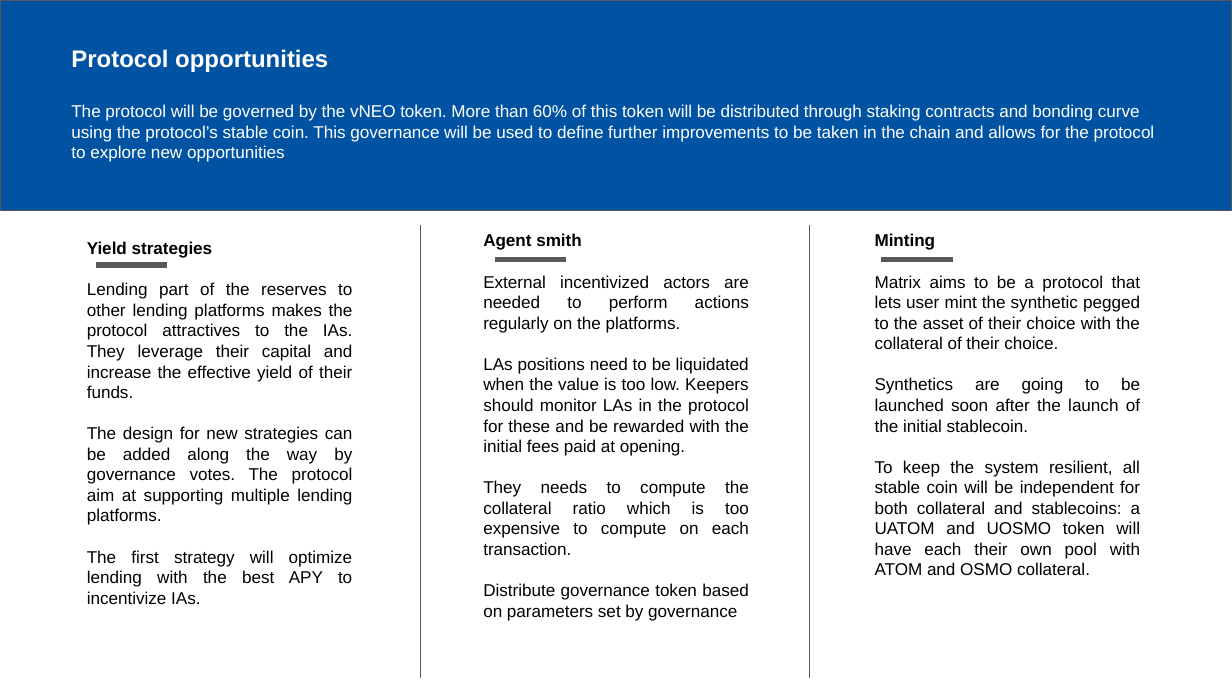
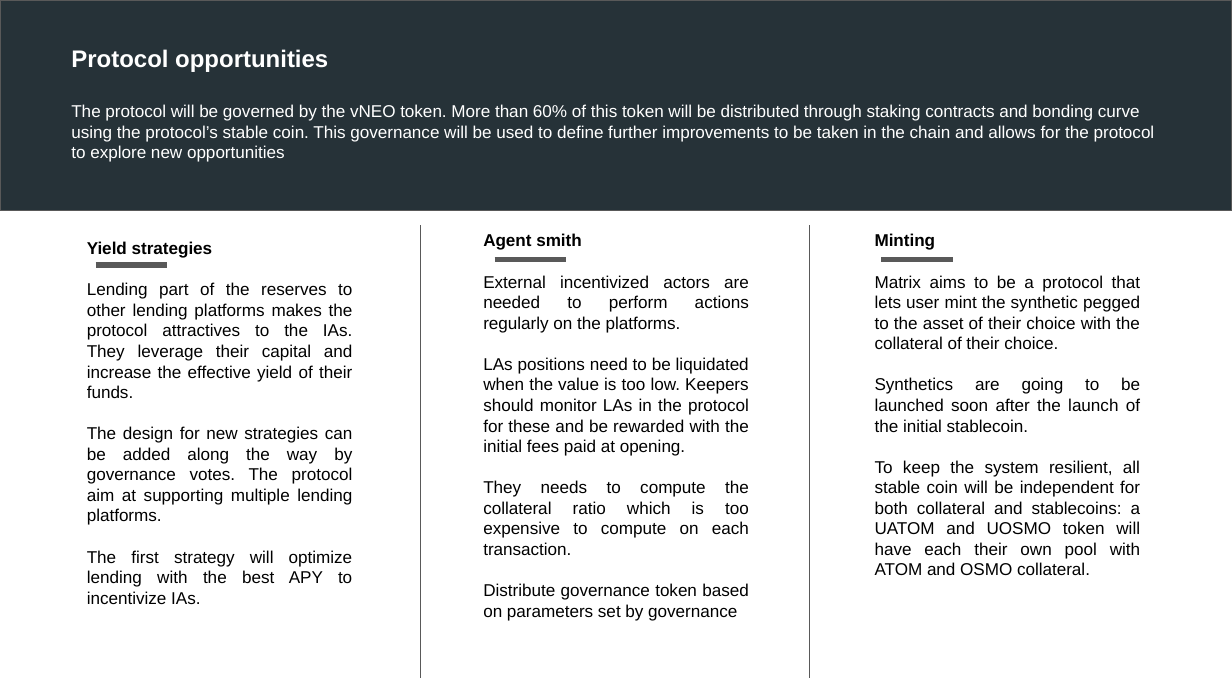
Before and after one commit to NibiruChain/tokenomics, a slide deck: slide 9 of slides/Matrix Protocol - SlideDeck.pptx. Drawn at 1232x693 pixels with LibreOffice and Linux fonts; fonts in the diff are those of the drawing. Boxes give left, top, right and bottom in pixels: in the first picture for what was removed or moved away, otherwise in the second. Text is boxed around its words. In the diff, an @@ line names an element or a change of style, - is before the commit and + after.

```diff
--- a/slides/Matrix Protocol - SlideDeck.pptx
+++ b/slides/Matrix Protocol - SlideDeck.pptx
@@ rectangle at [0, 0, 1232, 211]: fill #0053A3 to #263238 @@
```
Also in this commit, not shown: 8 other slides changed, 1 slide added, 1 slide removed.
